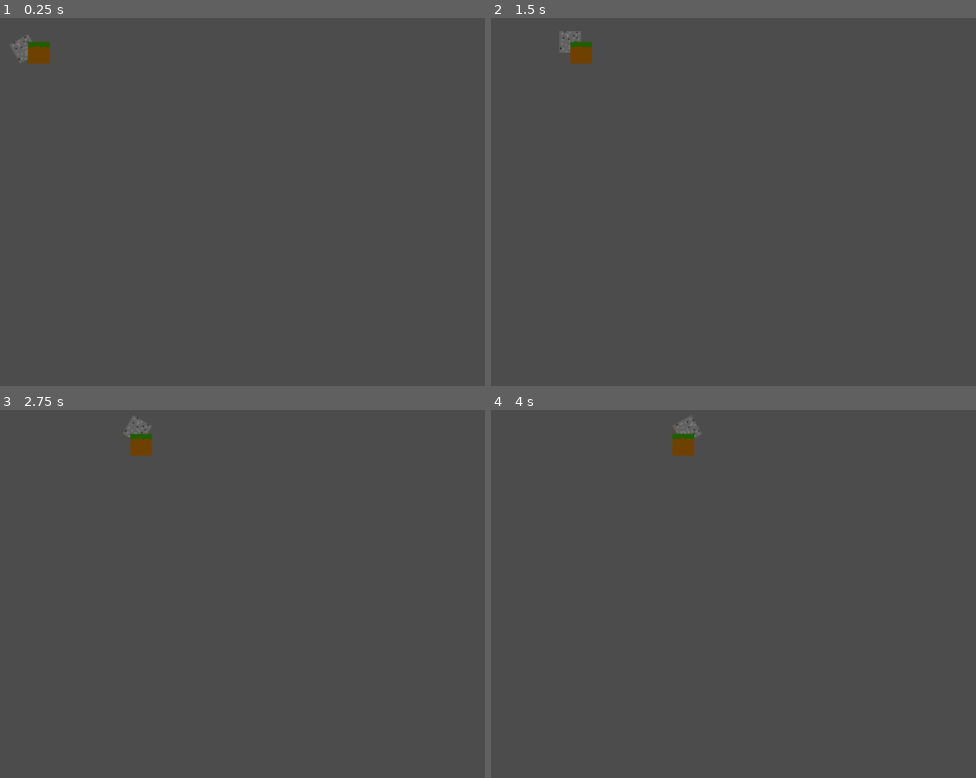
Above: before the commit, frames 1-4 (two rows, left to right).
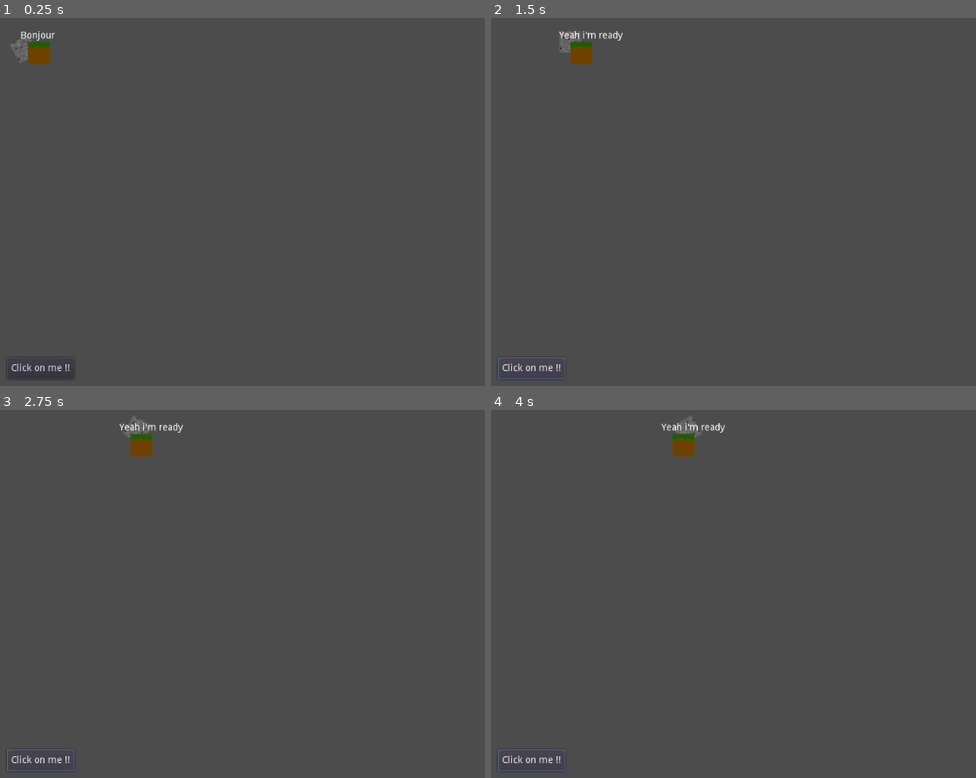
Above: after the commit, the same moments.

Repository: Florian-DELRIEU/Godot-Test
Game: Godot game, scene res://Scenes/MainNode.tscn
Same seed, same stepped clock (60 frames per second), same inputs: the game is played once before the commit and once after it.
Inputs (mouse positions are in pixels of both pictures, inside the frame that each line leads up to):
- Up to frame 1 (0.25 s): no input
- Up to frame 2 (1.5 s): click (529, 367) at 0.5 s, where only the run after the commit has a clickable "Click on me !!"; click (529, 367) at 1.25 s, where only the run after the commit has a clickable "Click on me !!"
- Up to frame 3 (2.75 s): click (38, 759) at 2 s, where only the run after the commit has a clickable "Click on me !!"
- Up to frame 4 (4 s): no input

The runs differ from the first frame. In frame 1, 0.2% of the frame differs, in the area x 2-15%, y 3-98%; in frame 2, 0.3%; in frame 3, 0.3%, in the area x 1-38%, y 3-99%; in frame 4, 0.3%.

Commit message:
add button and connect signals

Diff:
--- a/Scenes/MainNode.gd
+++ b/Scenes/MainNode.gd
@@ -1,9 +1,15 @@
 extends Node2D
 
 # onready is like in :func _ready:
-onready var parent = get_node("Parent")
-onready var enfant = get_node("Parent/Enfant")
+onready var parent = get_node("Parent") # = $Parent
+onready var enfant = get_node("Parent/Enfant") # = $Parent/Enfant
+var time = 0
 
 func _process(delta):
+	time += delta
 	parent.position.x += 1
 	enfant.rotation_degrees += 10
+
+
+func ButtonPressed():
+	$Parent/Label.text = "Yeah i'm ready"
--- a/Scenes/MainNode.tscn
+++ b/Scenes/MainNode.tscn
@@ -19,3 +19,26 @@
 hframes = 2
 vframes = 3
 frame = 2
+
+[node name="Label" type="Label" parent="Parent"]
+margin_left = -32.0
+margin_top = -32.0
+margin_right = 32.0
+margin_bottom = -18.0
+text = "Bonjour "
+align = 1
+__meta__ = {
+"_edit_use_anchors_": false
+}
+
+[node name="Button" type="Button" parent="."]
+margin_left = 32.0
+margin_top = 544.0
+margin_right = 96.0
+margin_bottom = 576.0
+text = "Click on me !!"
+__meta__ = {
+"_edit_use_anchors_": false
+}
+
+[connection signal="pressed" from="Button" to="." method="ButtonPressed"]
Not shown, changed: .mono/metadata/ide_messaging_meta.txt
